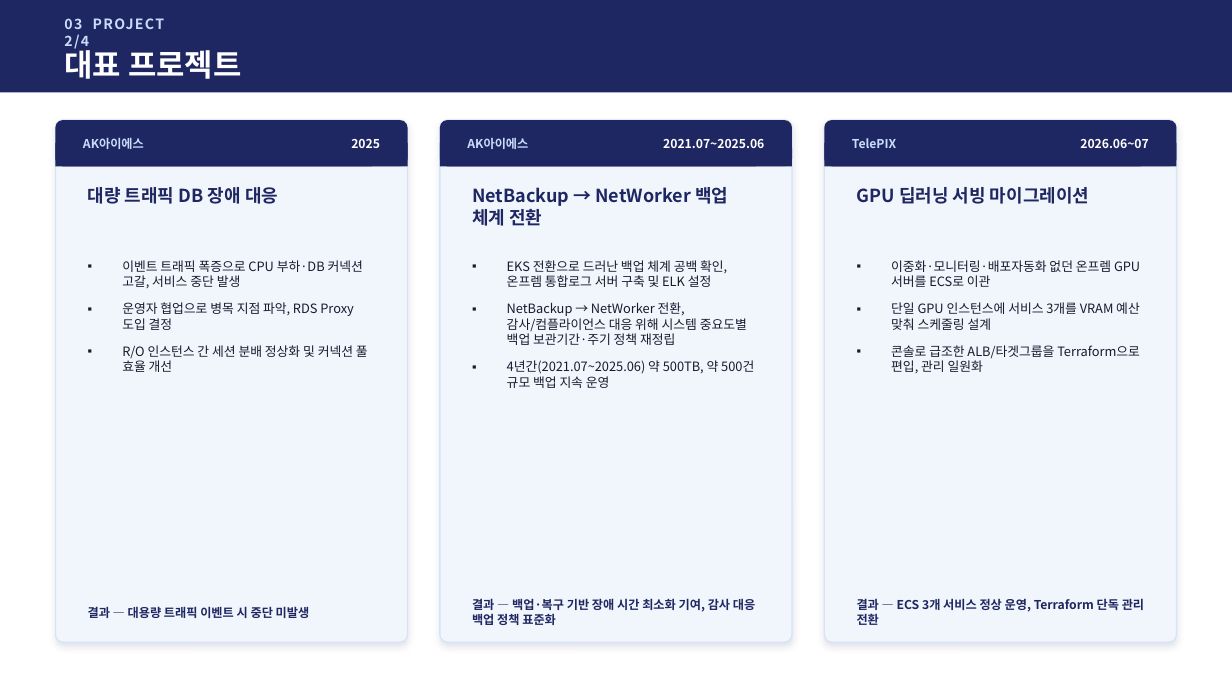
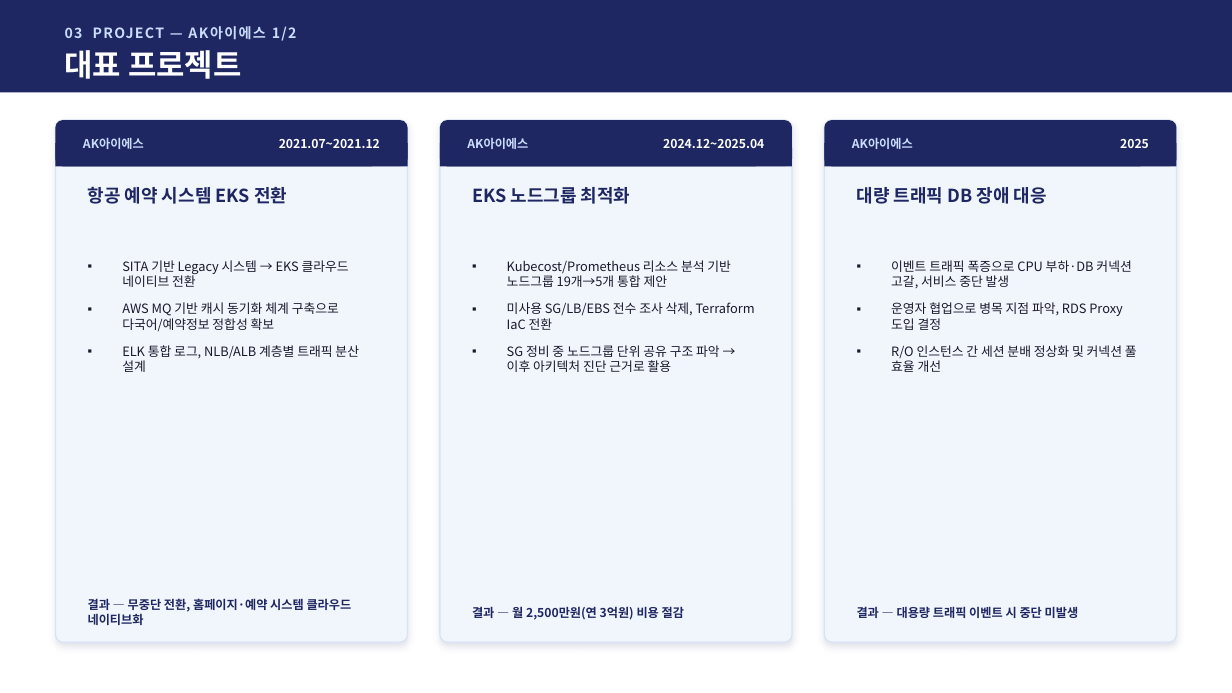
Before and after one commit to jtkdy/devops-portfolio, a slide deck: slide 6 of 포트폴리오_정상윤_2026_v2.pptx. Drawn at 1232x693 pixels with LibreOffice and Linux fonts; fonts in the diff are those of the drawing. Boxes give left, top, right and bottom in pixels: in the first picture for what was removed or moved away, otherwise in the second. Text is boxed around its words. In the diff, an @@ line names an element or a change of style, - is before the commit and + after.

Commit message:
vault backup: 2026-09-08 17:22:48

```diff
--- a/포트폴리오_정상윤_2026_v2.pptx
+++ b/포트폴리오_정상윤_2026_v2.pptx
@@ text at (65, 26, 297, 41): text changed @@
-03 PROJECT 2/4
+03 PROJECT — AK아이에스 1/2
@@ text at (279, 139, 380, 148): text changed @@
-2025
+2021.07~2021.12
@@ text at (663, 139, 764, 148): text changed @@
-2021.07~2025.06
+2024.12~2025.04
@@ text at (852, 138, 913, 149): text changed @@
-TelePIX
+AK아이에스
@@ text at (1120, 139, 1149, 148): text changed @@
-2026.06~07
+2025
@@ text at (88, 187, 287, 204): text changed @@
-대량 트래픽 DB 장애 대응
+항공 예약 시스템 EKS 전환
@@ text at (472, 187, 631, 204): text changed @@
-NetBackup → NetWorker 백업 체계 전환
+EKS 노드그룹 최적화
@@ text at (857, 187, 1047, 204): text changed @@
-GPU 딥러닝 서빙 마이그레이션
+대량 트래픽 DB 장애 대응
@@ text at (122, 260, 359, 372): text changed @@
-▪ 이벤트 트래픽 폭증으로 CPU 부하·DB 커넥션 고갈, 서비스 중단 발생
-▪ 운영자 협업으로 병목 지점 파악, RDS Proxy 도입 결정
-▪ R/O 인스턴스 간 세션 분배 정상화 및 커넥션 풀 효율 개선
+▪ SITA 기반 Legacy 시스템 → EKS 클라우드 네이티브 전환
+▪ AWS MQ 기반 캐시 동기화 체계 구축으로 다국어/예약정보 정합성 확보
+▪ ELK 통합 로그, NLB/ALB 계층별 트래픽 분산 설계
@@ text at (507, 260, 755, 372): text changed @@
-▪ EKS 전환으로 드러난 백업 체계 공백 확인, 온프렘 통합로그 서버 구축 및 ELK 설정
-▪ NetBackup → NetWorker 전환, 감사/컴플라이언스 대응 위해 시스템 중요도별 백업 보관기간·주기 정책 재정립
-▪ 4년간(2021.07~2025.06) 약 500TB, 약 500건 규모 백업 지속 운영
+▪ Kubecost/Prometheus 리소스 분석 기반 노드그룹 19개→5개 통합 제안
+▪ 미사용 SG/LB/EBS 전수 조사 삭제, Terraform IaC 전환
+▪ SG 정비 중 노드그룹 단위 공유 구조 파악 → 이후 아키텍처 진단 근거로 활용
@@ text at (891, 260, 1137, 372): text changed @@
-▪ 이중화·모니터링·배포자동화 없던 온프렘 GPU 서버를 ECS로 이관
-▪ 단일 GPU 인스턴스에 서비스 3개를 VRAM 예산 맞춰 스케줄링 설계
-▪ 콘솔로 급조한 ALB/타겟그룹을 Terraform으로 편입, 관리 일원화
+▪ 이벤트 트래픽 폭증으로 CPU 부하·DB 커넥션 고갈, 서비스 중단 발생
+▪ 운영자 협업으로 병목 지점 파악, RDS Proxy 도입 결정
+▪ R/O 인스턴스 간 세션 분배 정상화 및 커넥션 풀 효율 개선
@@ text at (88, 598, 352, 625): text changed @@
-결과 — 대용량 트래픽 이벤트 시 중단 미발생
+결과 — 무중단 전환, 홈페이지·예약 시스템 클라우드 네이티브화
@@ text at (472, 606, 684, 620): text changed @@
-결과 — 백업·복구 기반 장애 시간 최소화 기여, 감사 대응 백업 정책 표준화
+결과 — 월 2,500만원(연 3억원) 비용 절감
@@ text at (857, 606, 1079, 618): text changed @@
-결과 — ECS 3개 서비스 정상 운영, Terraform 단독 관리 전환
+결과 — 대용량 트래픽 이벤트 시 중단 미발생
```
Also in this commit, not shown: 3 other slides changed, 1 slide added.
